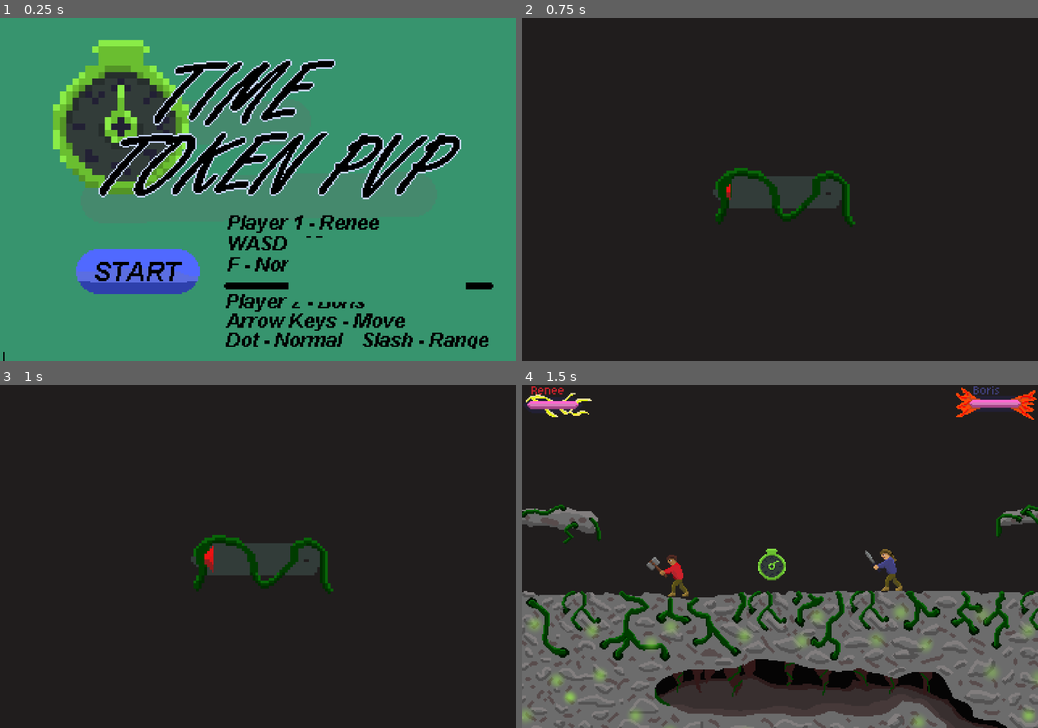
Above: before the commit, frames 1-4 (two rows, left to right).
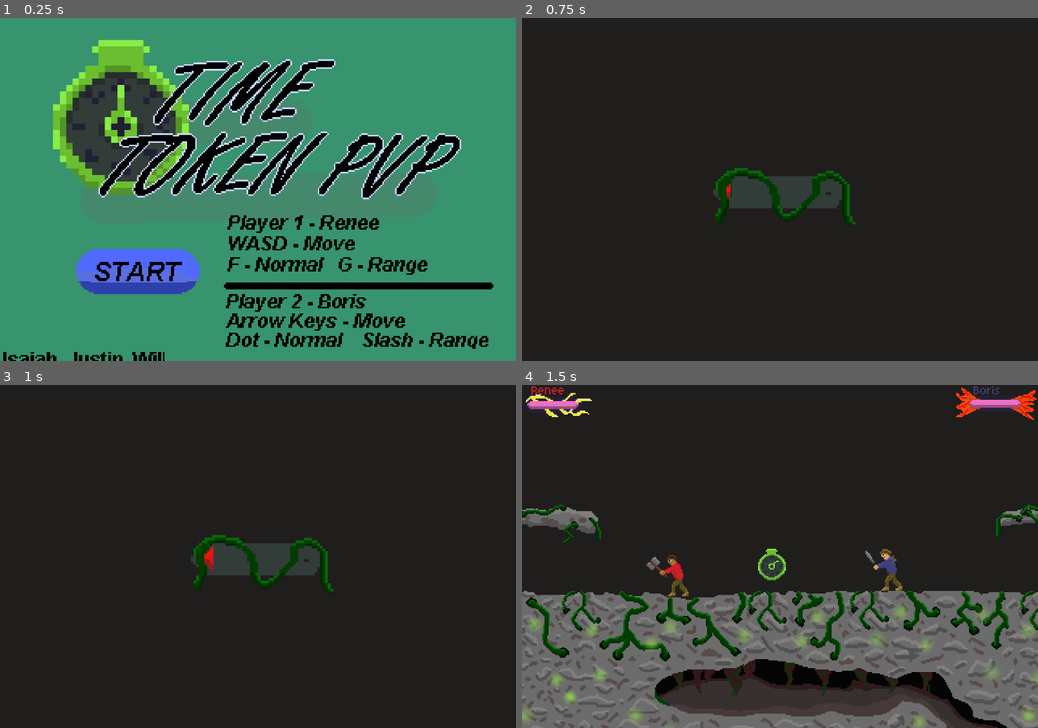
Above: after the commit, the same moments.

Repository: Justiniscoding/HavenHamilton
Game: Godot game, scene res://Scenes/menu.tscn
The game is run twice, just before and just after one commit, with the same random seed, the same clock (stepped at 60 frames per second) and the same inputs. This scene is started directly instead of the project's main scene. Sound files missing from this copy of the repository are replaced by a short silence.
Inputs (mouse positions are in pixels of both pictures, inside the frame that each line leads up to):
- Up to frame 1 (0.25 s): no input
- Up to frame 2 (0.75 s): click (661, 271) at 0.5 s
- Up to frame 3 (1 s): no input
- Up to frame 4 (1.5 s): tap Enter (Set1) at 1.25, 1.35 s

The runs differ from the first frame. In frame 1, 1.9% of the frame differs, in the area x 0-91%, y 63-100%; in frame 2, nothing differs; in frame 3, nothing differs; in frame 4, nothing differs.
Error in both runs: Cannot call method 'connect' on a null value. (res://Scripts/game.gd:10)

Commit message:
fixed menu

Diff:
--- a/Scenes/menu.tscn
+++ b/Scenes/menu.tscn
@@ -131,18 +131,4 @@
 offset_bottom = 66.0
 flat = true
 
-[node name="ColorRect" type="ColorRect" parent="." unique_id=62776827]
-offset_left = 19.0
-offset_top = 30.0
-offset_right = 129.0
-offset_bottom = 70.0
-color = Color(0.21568628, 0.5803922, 0.43137255, 1)
-
-[node name="ColorRect2" type="ColorRect" parent="." unique_id=1391423060]
-offset_left = -157.0
-offset_top = 70.0
-offset_right = -47.0
-offset_bottom = 110.0
-color = Color(0.21568628, 0.5803922, 0.43137255, 1)
-
 [connection signal="button_down" from="Button" to="." method="_on_button_button_down"]
